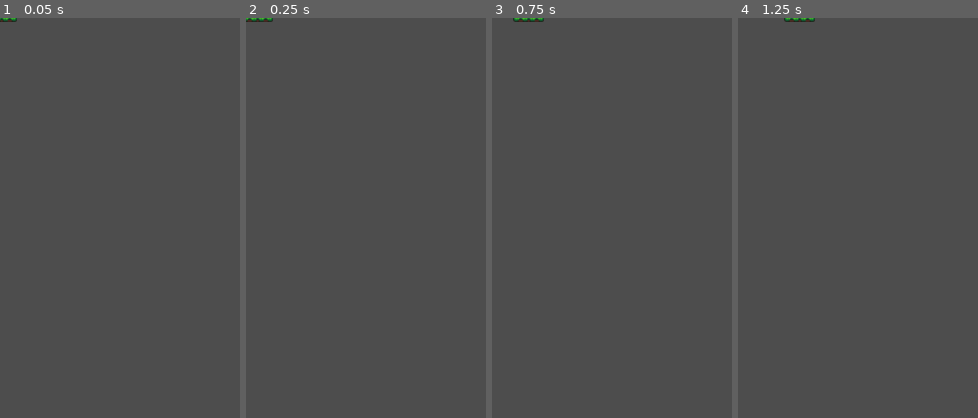
Above: before the commit, frames 1-4 (left to right).
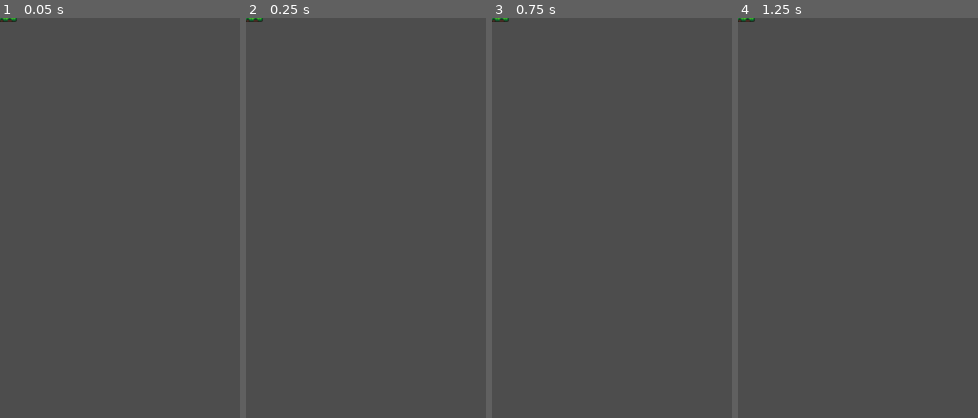
Above: after the commit, the same moments.

Repository: stefko-jam/Game_Jam
Game: Godot game, scene res://scenes/platform_moving.tscn
Two runs of this game, one before a commit and one after it. Both use one fixed random seed, a clock stepped at 60 frames per second and the inputs below. This scene is started directly instead of the project's main scene.
Inputs:
- Up to frame 1 (0.05 s): no input
- Up to frame 2 (0.25 s): no input
- Up to frame 3 (0.75 s): tap Enter at 0.5 s; hold D (right) from 0.53 s (still down)
- Up to frame 4 (1.25 s): keep holding D (right)
The pictures show only the part of the screen within x 0-50%, y 0-50%; the shares and areas given below are measured in that part.

Frame 1 is identical in both runs. In frame 2, less than 0.1% of the frame differs, in the area x 0-12%, y 0-1%; in frame 3, 0.2%, in the area x 0-22%, y 0-1%; in frame 4, 0.2%.

Commit message:
Refactor

Diff:
--- a/scripts/platform_moving.gd
+++ b/scripts/platform_moving.gd
@@ -12,10 +12,13 @@
 		direction = -1
 
 func _process(delta):
-	print("process")
-	var xdiff = direction * move_speed * delta;
-	position.x += xdiff
+	updatePosition(delta);
+	handleDirectionChange();
 
+func updatePosition(delta):
+	position.x = direction * move_speed * delta;
+
+func handleDirectionChange():
 	if position.x> start_x + move_distance:
 		direction = -1
 	elif position.x < start_x - move_distance:
